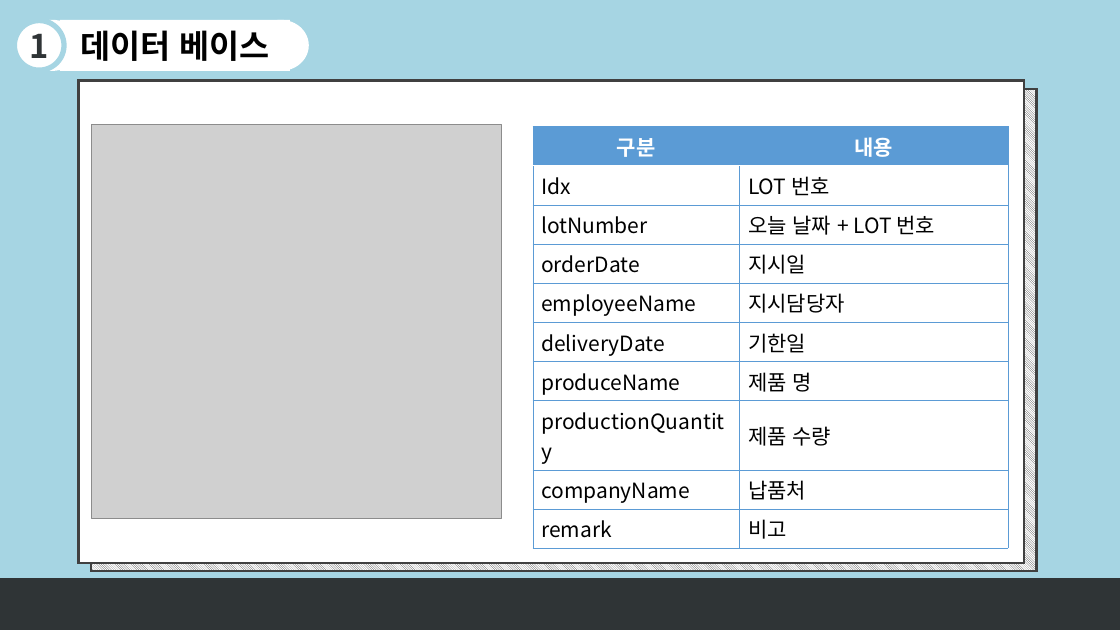
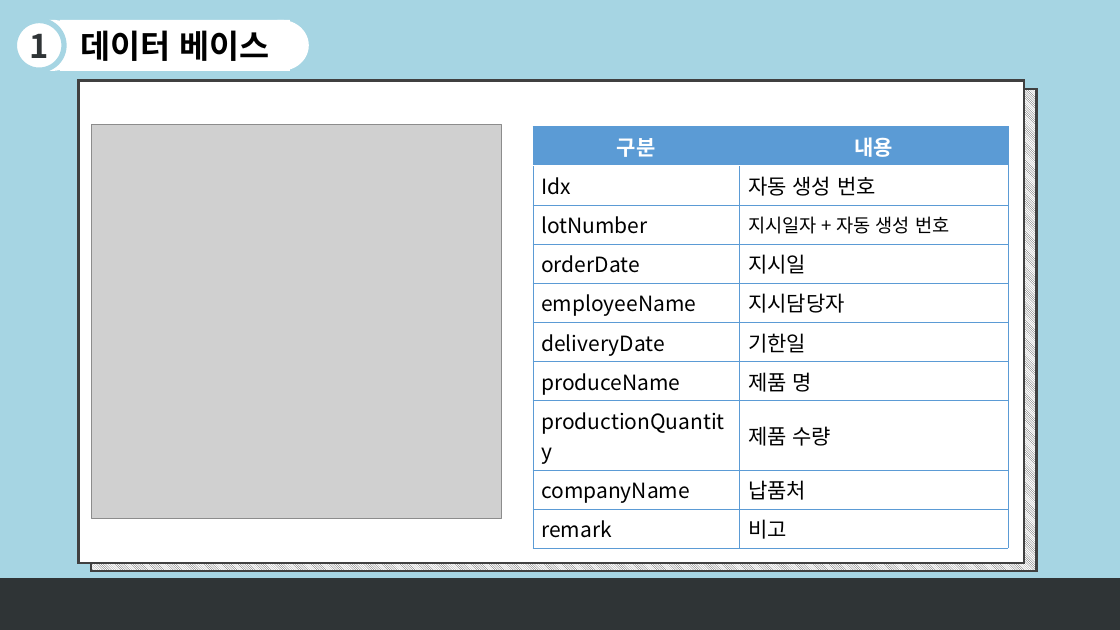
Before and after one commit to sjin9696/Aduino_C_sharp_1Team, a slide deck: slide 10 of 문서자료/발표자료.pptx (slide 8 before the commit). Drawn at 1120x630 pixels with LibreOffice and Linux fonts; fonts in the diff are those of the drawing; grey boxes stand for pictures. Boxes give left, top, right and bottom in pixels: in the first picture for what was removed or moved away, otherwise in the second. Text is boxed around its words. In the diff, an @@ line names an element or a change of style, - is before the commit and + after.

```diff
--- a/문서자료/발표자료.pptx
+++ b/문서자료/발표자료.pptx
@@ table at (533, 127, 1007, 543) @@
-row 2, column 2: LOT 번호
+row 2, column 2: 자동 생성 번호
-row 3, column 2: 오늘 날짜 + LOT 번호
+row 3, column 2: 지시일자 + 자동 생성 번호
```
Also in this commit, not shown: 7 other slides changed, 3 slides added.
